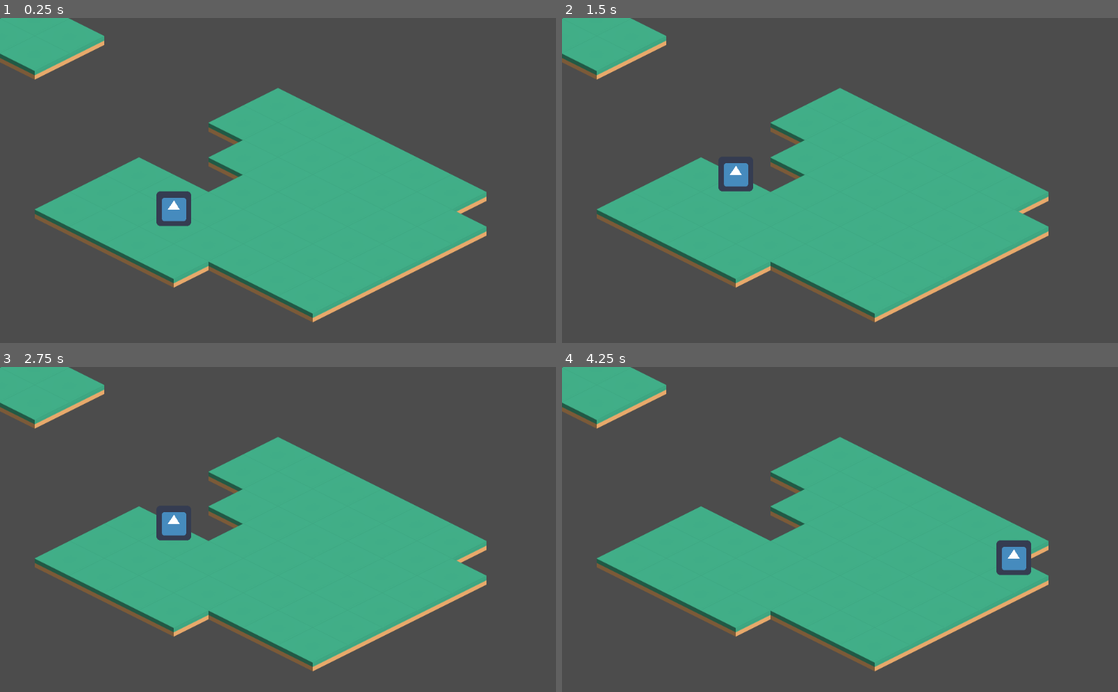
Above: before the commit, frames 1-4 (two rows, left to right).
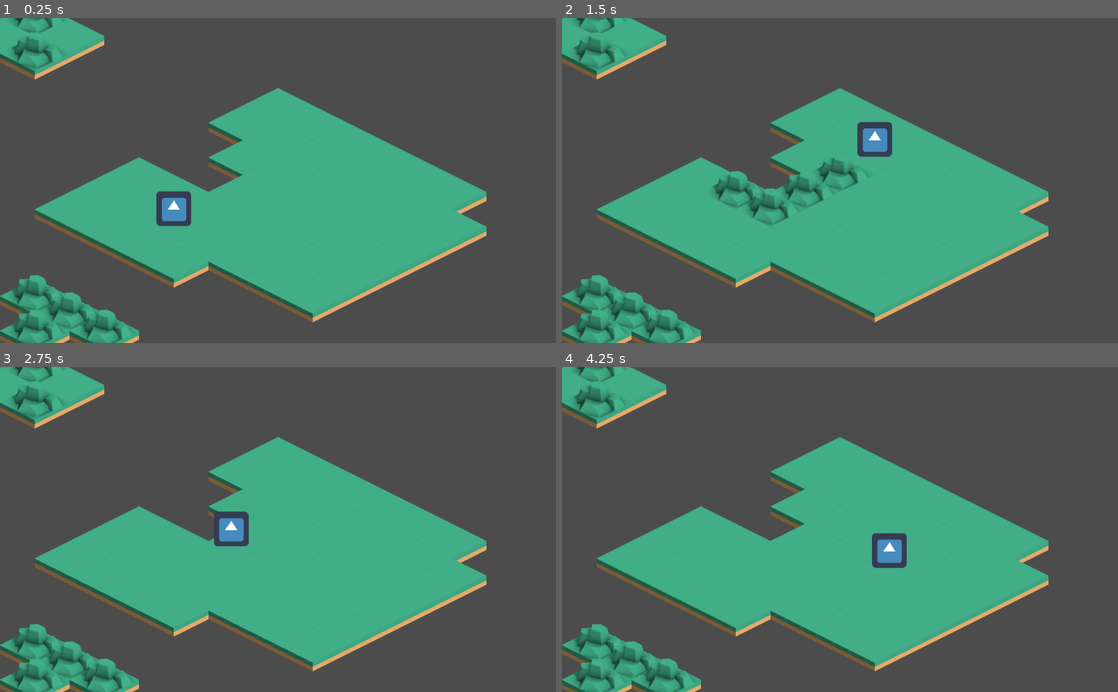
Above: after the commit, the same moments.

Repository: Juanxpeke/GD-GO2022
Game: Godot game, scene res://Tests/TileMapTest.tscn
Same seed, same stepped clock (60 frames per second), same inputs: the game is played once before the commit and once after it. The engine's default icon, where the game draws it, is replaced by a stand-in: a white triangle on a blue panel in a dark square.
Inputs (mouse positions are in pixels of both pictures, inside the frame that each line leads up to):
- Up to frame 1 (0.25 s): no input
- Up to frame 2 (1.5 s): tap Enter at 0.5 s; move the mouse to (962, 164) at 0.52 s; press the mouse at (962, 164) at 0.53 s; hold D (move_right) 0.53-1.28 s; move the mouse to (728, 196) at 1.27 s; release the mouse at (728, 196) at 1.28 s; hold S (move_down) from 1.28 s (still down); click (728, 196) at 1.35 s
- Up to frame 3 (2.75 s): move the mouse to (333, 458) at 2.02 s; release S (move_down) at 2.03 s; press the mouse at (333, 458) at 2.03 s; hold D (move_right) from 2.03 s (still down)
- Up to frame 4 (4.25 s): tap Space at 2.75 s; move the mouse to (812, 594) at 2.77 s; release D (move_right) at 2.78 s; release the mouse at (812, 594) at 2.78 s; hold W (move_up) 2.78-3.53 s; click (812, 594) at 2.85 s; move the mouse to (1006, 578) at 3.52 s; press the mouse at (1006, 578) at 3.53 s; hold A (move_left) from 3.53 s (still down)

The runs differ from the first frame. In frame 1, 3.7% of the frame differs, in the area x 0-25%, y 0-100%; in frame 2, 6.1%, in the area x 0-60%, y 0-100%; in frame 3, 4.8%; in frame 4, 5.1%.
Error before the commit: Invalid get index '-1' (on base: 'Array'). (res://Tests/Game.gd:32)

Commit message:
Player smooth movement
Not yet refactored

Diff:
--- a/Assets/Tilesets/GroundTileset/GroundTileset.tres
+++ b/Assets/Tilesets/GroundTileset/GroundTileset.tres
@@ -1,6 +1,7 @@
-[gd_resource type="TileSet" load_steps=2 format=2]
+[gd_resource type="TileSet" load_steps=3 format=2]
 
 [ext_resource path="res://Assets/Tilesets/TDTileset/tile_E.png" type="Texture" id=1]
+[ext_resource path="res://Assets/Tilesets/TDTileset/tile_hill_W.png" type="Texture" id=2]
 
 [resource]
 0/name = "TileE"
@@ -17,3 +18,17 @@
 0/shape_one_way_margin = 0.0
 0/shapes = [  ]
 0/z_index = 0
+1/name = "TileHillW"
+1/texture = ExtResource( 2 )
+1/tex_offset = Vector2( 0, -10 )
+1/modulate = Color( 1, 1, 1, 1 )
+1/region = Rect2( 192, 256, 128, 96 )
+1/tile_mode = 0
+1/occluder_offset = Vector2( 256, 256 )
+1/navigation_offset = Vector2( 256, 256 )
+1/shape_offset = Vector2( 0, 0 )
+1/shape_transform = Transform2D( 1, 0, 0, 1, 0, 0 )
+1/shape_one_way = false
+1/shape_one_way_margin = 0.0
+1/shapes = [  ]
+1/z_index = 0
--- a/Assets/Tilesets/GroundTileset/GroundTileset.tscn
+++ b/Assets/Tilesets/GroundTileset/GroundTileset.tscn
@@ -1,9 +1,14 @@
-[gd_scene load_steps=2 format=2]
+[gd_scene load_steps=3 format=2]
 
 [ext_resource path="res://Assets/Tilesets/TDTileset/tile_E.png" type="Texture" id=1]
+[ext_resource path="res://Assets/Tilesets/TDTileset/tile_hill_W.png" type="Texture" id=2]
 
 [node name="GroundTileset" type="Node2D"]
 
 [node name="TileE" type="Sprite" parent="."]
 position = Vector2( 267, 138 )
 texture = ExtResource( 1 )
+
+[node name="TileHillW" type="Sprite" parent="."]
+position = Vector2( 267, 138 )
+texture = ExtResource( 2 )
--- a/Tests/Game.gd
+++ b/Tests/Game.gd
@@ -1,40 +1,34 @@
 extends Node2D
 
-onready var board = $Board
+onready var board : AStarTileMap = $Board
 onready var player = $Board/Player
 onready var line = $Line
 
-var last_cell_position : Vector2
-var player_movement_points := 3
+var last_cell : Vector2
+var player_movement_points := 4
+var walking_path := []
 
 func _process(delta):
-	var mouse_isometric_position = cart2iso(get_viewport().get_mouse_position())
-	var cell_isometric_position = (mouse_isometric_position / board.cell_size.y).floor() * board.cell_size.y
-	var cell_cartisian_position = iso2cart(cell_isometric_position)
+	var target_cell := board.get_cell_origin_by_pos(get_viewport().get_mouse_position())
 
-	if cell_cartisian_position != last_cell_position and board.get_cells_distance(player.global_position, cell_cartisian_position) <= player_movement_points:
-		last_cell_position = cell_cartisian_position
+	if target_cell != last_cell:
+		last_cell = target_cell
+		board.hide_path()
+		if board.has_cell_by_or(target_cell) and \
+		board.get_cells_distance_by_or(player.global_position, target_cell) <= player_movement_points:
+			board.show_path(player.global_position, target_cell)
 
-		var path_points = board.get_astar_path(player.global_position, cell_cartisian_position)
-		line.points = path_points
+	if walking_path.size() > 0:
+		walk_to(walking_path, delta)
 
-
+func walk_to(path : Array, delta):
+	var closest_point : Vector2 = path[0]
+	player.global_position += (closest_point - player.global_position).normalized() * delta * 300
+	if closest_point.distance_to(player.global_position) < 5:
+		player.global_position = closest_point
+		path.remove(0)
 
 # Called when an input occurs.
 func _input(event):
 	if event.is_action_pressed("mouse_left"):
-		var event_cartesian_position = cart2iso(event.position)
-		var target_cart_cell_position = (event_cartesian_position / board.cell_size.y).floor() * board.cell_size.y
-		var target_cell_position = iso2cart(target_cart_cell_position)
-
-		var path_points = board.get_astar_path(player.global_position, target_cell_position)
-		line.points = path_points
-		player.global_position = path_points[-1]
-
-# Converts from isometric coordinates to cartesian coordinates.
-func iso2cart(iso_position : Vector2) -> Vector2:
-	return Vector2(iso_position.x - iso_position.y, (iso_position.x + iso_position.y) / 2)
-
-# Converts from cartesian coordinates to isometric coordinates.
-func cart2iso(cart_position : Vector2) -> Vector2:
-	return Vector2(cart_position.x / 2 + cart_position.y, -cart_position.x / 2 + cart_position.y)
+		walking_path = board.get_cells_path_by_or(player.global_position, last_cell)
--- a/Tests/TileMap.gd
+++ b/Tests/TileMap.gd
@@ -1,5 +1,15 @@
 extends TileMap
-class_name AstarTileMap
+class_name AStarTileMap
+
+# Wrapper class for TileMap class. It adds new basic functionalities and also
+# allows the user to draw shapes in it. The definitions adopted for using this
+# class are the following:
+#
+# 1) The tilemap has infinite cells, and a finite amount of cells that are used.
+# 2) Each cell can be defined with an ID, a cartesian coordinate, a position
+#	contained in the cell, or the origin position of the cell.
+# 3) Methods will be defined following these concepts, for example, there could
+#	be a method 'get_cell_id_by_cor', which returns 0 if  (0, 0) is given.
 
 const DIRECTIONS := [Vector2.RIGHT, Vector2.UP, Vector2.LEFT, Vector2.DOWN]
 
@@ -9,101 +19,148 @@
 var obstacles := []
 var units := []
 
-var paths_cache := []
-
-# Called when the node is in the scene tree.
+var path_cache := []
+
+# Called when the node is added to the scene tree.
 func _ready() -> void:
-	add_cells_points()
-
-# Adds the tilemap cells points to the AStar graph and its cardinal conections.
-func add_cells_points() -> void:
+	refill_astar_points()
+
+# =================
+# ===== ASTAR =====
+# =================
+
+# Refiils the AStar graph with the tilemap cells origins and its cardinal conections.
+func refill_astar_points() -> void:
 	astar.clear()
-	var cell_positions = get_cells_global_positions()
-	for cell_position in cell_positions:
-		astar.add_point(get_point_id(cell_position), cell_position)
-	for cell_position in cell_positions:
-		connect_point_cardinals(cell_position)
+	var cell_origins = get_used_cells_origins()
+	for cell_origin in cell_origins:
+		astar.add_point(get_cell_id_by_or(cell_origin), cell_origin)
+	for cell_origin in cell_origins:
+		connect_astar_point(cell_origin)
 
 # Connects a point to its cardinal neighbors.
-func connect_point_cardinals(point_position : Vector2) -> void:
-	var point_id := get_point_id(point_position)
+func connect_astar_point(point_position : Vector2) -> void:
+	var point_id := get_cell_id_by_or(point_position)
 	for direction in DIRECTIONS:
-		var cardinal_point_id := get_point_id(point_position + map_to_world(direction))
+		var cardinal_point_id := get_cell_id_by_or(point_position + map_to_world(direction))
 		if cardinal_point_id != point_id and astar.has_point(cardinal_point_id):
 			astar.connect_points(point_id, cardinal_point_id, true)
 
-
-func get_cells_distance(start_position : Vector2, end_position : Vector2) -> int:
-	var astar_path := astar.get_point_path(get_point_id(start_position), get_point_id(end_position))
+# ===================
+# ===== GETTERS =====
+# ===================
+
+# Notes: Origin right now is the top-left corner of the cell.
+
+# Given a position in the board, it returns the origin position of the cell that
+# covers that position.
+func get_cell_origin_by_pos(position : Vector2) -> Vector2:
+	return global_position + map_to_world(world_to_map(to_local(position)))
+
+# Returns an array with the origin positions of all the cells USED in the tilemap.
+func get_used_cells_origins() -> Array:
+	var cells_coordinates = get_used_cells()
+	var cell_origins := []
+	for cell_coordinate in cells_coordinates:
+		var cell_origin := global_position + map_to_world(cell_coordinate)
+		cell_origins.append(cell_origin)
+	return cell_origins
+
+# Returns an array with the origin positions of cells in a certain path.
+func get_cells_path_by_or(start_origin: Vector2, end_origin: Vector2) -> Array:
+	return astar.get_point_path(get_cell_id_by_or(start_origin), get_cell_id_by_or(end_origin)) as Array
+
+# Returns the cell distance between two cells.
+func get_cells_distance_by_or(start_origin : Vector2, end_origin : Vector2) -> int:
+	var astar_path = astar.get_point_path(get_cell_id_by_or(start_origin), get_cell_id_by_or(end_origin)) as Array
 	return astar_path.size() - 1
 
-func get_astar_path(start_position: Vector2, end_position: Vector2, max_distance := -1) -> Array:
-	var astar_path := astar.get_point_path(get_point_id(start_position), get_point_id(end_position))
-	return set_path_length(astar_path, max_distance)
+# Returns true if the correspondent cell is used, false otherwise.
+func has_cell_by_or(cell_origin : Vector2) -> bool:
+	return astar.has_point(get_cell_id_by_or(cell_origin))
+
+# Given a cell coordinate, returns a unique integer. It uses improved Szudzik
+# pair agorithm to calculate the ID.
+func get_cell_id_by_co(cell_coordinate : Vector2) -> int:
+	var x : int = cell_coordinate.x
+	var y : int = cell_coordinate.y
+
+	var a := x * 2 if x >= 0 else (x * -2) - 1
+	var b := y * 2 if y >= 0 else (y * -2) - 1
+	var c = (a * a) + a + b if a >= b else (b * b) + a
+
+	if a >= 0 and b < 0 or b >= 0 and a < 0:
+		return -c - 1
+
+	return c
+
+# Given a cell origin, returns a unique integer. It uses improved Szudzik pair
+# agorithm to calculate the ID, and first transforms the origin to the equivalent
+# coordinate, in order reduce the IDs values.
+func get_cell_id_by_or(cell_origin : Vector2) -> int:
+	var cell_coordinate = get_cell_coord_by_or(cell_origin)
+	return get_cell_id_by_co(cell_coordinate)
+
+# Given a cell origin, it returns the equivalent cartesian coordinate.
+func get_cell_coord_by_or(cell_origin : Vector2) -> Vector2:
+	return world_to_map(to_local(cell_origin))
+
+
+# Converts from isometric coordinates to cartesian coordinates.
+func iso2cart(iso_position : Vector2) -> Vector2:
+	return Vector2(iso_position.x - iso_position.y, (iso_position.x + iso_position.y) / 2)
+
+# Converts from cartesian coordinates to isometric coordinates.
+func cart2iso(cart_position : Vector2) -> Vector2:
+	return Vector2(cart_position.x / 2 + cart_position.y, -cart_position.x / 2 + cart_position.y)
+
+
+# ====================
+# ===== GRAPHICS =====
+# ====================
+
+# Shows the possible movements of an entity on the board. It uses
+# the entity cache in case it is not the entity's turn.
+func show_possible_movements(entity : Entity) -> void:
+	pass
+
+# Shows the path from an entity to a given cell. It can also use a cache,
+# because if the path is A, then, the path to some cell inside A should also
+# be the optimum path.
+func show_path(cell1, cell2) -> void:
+	var cells_path = get_cells_path_by_or(cell1, cell2)
+	cells_path = cells_path.slice(1, cells_path.size() - 1)
+	for cell in cells_path:
+		var cell_coord = get_cell_coord_by_or(cell)
+		set_cellv(cell_coord, 1)
+		path_cache.append(cell_coord)
+
+func hide_path() -> void:
+	for cell_coord in path_cache:
+		set_cellv(cell_coord, 0)
+
+# Highlights a cell.
+func highlight_cell(cell, mode : int) -> void:
+	pass
+
+
+
+
+
+
+
+
+
+
+
 
 func set_path_length(point_path: Array, max_distance: int) -> Array:
 	if max_distance < 0: return point_path
 	point_path.resize(min(point_path.size(), max_distance))
 	return point_path
 
-
-# Maps a (x, y) integer coordinate to a unique integer. It uses
-# improved Szudzik pair agorithm.
-func get_point_id(point_position : Vector2) -> int:
-	# We should get positions with values (n * scale, m * scale)
-	var scale : int = cell_size.y / 2
-	var x : int = point_position.x / scale
-	var y : int = point_position.y / scale
-
-	var a := x * 2 if x >= 0 else (x * -2) - 1
-	var b := y * 2 if y >= 0 else (y * -2) - 1
-	var c = (a * a) + a + b if a >= b else (b * b) + a
-
-	if a >= 0 and b < 0 or b >= 0 and a < 0:
-		return -c - 1
-
-	return c
-
-# Returns an array with the global positions of all the cells in the tilemap.
-func get_cells_global_positions() -> Array:
-	var cells_coordinates = get_used_cells()
-	var cell_positions := []
-	for cell_coordinate in cells_coordinates:
-		var cell_position := global_position + map_to_world(cell_coordinate)
-		cell_positions.append(cell_position)
-	return cell_positions
-
-
-
-# Shows the possible movements of an entity on the board. It uses
-# the entity cache in case it is not the entity's turn.
-func show_possible_movements(entity : Entity) -> void:
-	pass
-
-# Shows the path from an entity to a given cell. It can also use a cache,
-# because if the path is A, then, the path to some cell inside A should also
-# be the optimum path.
-func show_path(entity : Entity, cell) -> void:
-	pass
-
-# Highlights a cell.
-func highlight_cell(cell, mode : int) -> void:
-	pass
-
-
-
-
-
-
-
-
-
-
-
-
-
 func update() -> void:
-	add_cells_points()
+	refill_astar_points()
 	var unitNodes = get_tree().get_nodes_in_group("Units")
 	for unitNode in unitNodes:
 		add_unit(unitNode)
@@ -134,7 +191,7 @@
 		if skip_units and position_has_unit(current_position, start_position): continue
 		if current_position in floodfill_positions: continue
 
-		var current_point := get_point_id(current_position)
+		var current_point := get_cell_id_by_or(current_position)
 		if not astar.has_point(current_point): continue
 		if astar.is_point_disabled(current_point): continue
 
@@ -150,7 +207,7 @@
 			if skip_units and position_has_unit(new_position): continue
 			if new_position in floodfill_positions: continue
 
-			var new_point := get_point_id(new_position)
+			var new_point := get_cell_id_by_or(new_position)
 			if not astar.has_point(new_point): continue
 			if astar.is_point_disabled(new_point): continue
 
@@ -182,7 +239,7 @@
 
 
 func has_point(point_position: Vector2) -> bool:
-	var point_id := get_point_id(point_position)
+	var point_id := get_cell_id_by_or(point_position)
 	return astar.has_point(point_id)
 
 
@@ -196,14 +253,14 @@
 
 func set_obstacles_points_disabled(value: bool) -> void:
 	#for obstacle in obstacles:
-	#	astar.set_point_disabled(get_point_id(obstacle.global_position.x, obstacle.global_position.y), value)
+	#	astar.set_point_disabled(get_cell_id(obstacle.global_position.x, obstacle.global_position.y), value)
 	pass
 
 func set_unit_points_disabled(value: bool, exception_units: Array = []) -> void:
 	for unit in units:
 		if unit in exception_units or unit.owner in exception_units:
 			continue
-	#	astar.set_point_disabled(get_point_id(unit.global_position.x, unit.global_position.y), value)
+	#	astar.set_point_disabled(get_cell_id(unit.global_position.x, unit.global_position.y), value)
 
 
 
@@ -235,7 +292,7 @@
 		if unit.global_position == unit_position: return true
 	return false
 
-func get_astar_path_avoiding_obstacles_and_units(start_position: Vector2, end_position: Vector2, exception_units := [], max_distance := -1) -> Array:
+func get_cells_path_avoiding_obstacles_and_units(start_position: Vector2, end_position: Vector2, exception_units := [], max_distance := -1) -> Array:
 	set_obstacles_points_disabled(true)
 	set_unit_points_disabled(true, exception_units)
 	# var astar_path := astar.get_point_path(get_point(start_position), get_point(end_position))
@@ -244,7 +301,7 @@
 	return []
 	#return set_path_length(astar_path, max_distance)
 
-func get_astar_path_avoiding_obstacles(start_position: Vector2, end_position: Vector2, max_distance := -1) -> Array:
+func get_cells_path_avoiding_obstacles(start_position: Vector2, end_position: Vector2, max_distance := -1) -> Array:
 	set_obstacles_points_disabled(true)
 	# var potential_path_points := astar.get_point_path(get_point(start_position), get_point(end_position))
 	set_obstacles_points_disabled(false)
--- a/Tests/TileMapTest.tscn
+++ b/Tests/TileMapTest.tscn
@@ -21,7 +21,7 @@
 tile_set = ExtResource( 1 )
 cell_size = Vector2( 128, 64 )
 format = 1
-tile_data = PoolIntArray( -131066, 0, 0, -131065, 0, 0, -131064, 0, 0, -131063, 0, 0, -131062, 0, 0, -131061, 0, 0, -65536, 0, 0, -65535, 0, 0, -65530, 0, 0, -65529, 0, 0, -65528, 0, 0, -65527, 0, 0, -65526, 0, 0, -65525, 0, 0, -65524, 0, 0, 0, 0, 0, 1, 0, 0, 7, 0, 0, 8, 0, 0, 9, 0, 0, 10, 0, 0, 11, 0, 0, 12, 0, 0, 65544, 0, 0, 65545, 0, 0, 65546, 0, 0, 65547, 0, 0, 65548, 0, 0, 131078, 0, 0, 131079, 0, 0, 131080, 0, 0, 131081, 0, 0, 131082, 0, 0, 131083, 0, 0, 131084, 0, 0, 196614, 0, 0, 196615, 0, 0, 196616, 0, 0, 196617, 0, 0, 196618, 0, 0, 196619, 0, 0, 196620, 0, 0, 262150, 0, 0, 262151, 0, 0, 262152, 0, 0, 262153, 0, 0 )
+tile_data = PoolIntArray( -131066, 0, 0, -131065, 0, 0, -131064, 0, 0, -131063, 0, 0, -131062, 0, 0, -131061, 0, 0, -65536, 1, 0, -65535, 0, 0, -65530, 0, 0, -65529, 0, 0, -65528, 0, 0, -65527, 0, 0, -65526, 0, 0, -65525, 0, 0, -65524, 0, 0, 0, 0, 0, 1, 1, 0, 7, 0, 0, 8, 0, 0, 9, 0, 0, 10, 0, 0, 11, 0, 0, 12, 0, 0, 65544, 0, 0, 65545, 0, 0, 65546, 0, 0, 65547, 0, 0, 65548, 0, 0, 131078, 0, 0, 131079, 0, 0, 131080, 0, 0, 131081, 0, 0, 131082, 0, 0, 131083, 0, 0, 131084, 0, 0, 196614, 0, 0, 196615, 0, 0, 196616, 0, 0, 196617, 0, 0, 196618, 0, 0, 196619, 0, 0, 196620, 0, 0, 262150, 0, 0, 262151, 0, 0, 262152, 0, 0, 262153, 0, 0, 458760, 1, 0, 458761, 1, 0, 458762, 1, 0, 524297, 1, 0 )
 script = ExtResource( 4 )
 
 [node name="Player" type="AnimatedSprite" parent="Board"]
--- a/project.godot
+++ b/project.godot
@@ -10,7 +10,7 @@
 
 _global_script_classes=[ {
 "base": "TileMap",
-"class": "AstarTileMap",
+"class": "AStarTileMap",
 "language": "GDScript",
 "path": "res://Tests/TileMap.gd"
 }, {
@@ -20,7 +20,7 @@
 "path": "res://Entity.gd"
 } ]
 _global_script_class_icons={
-"AstarTileMap": "",
+"AStarTileMap": "",
 "Entity": ""
 }
 
